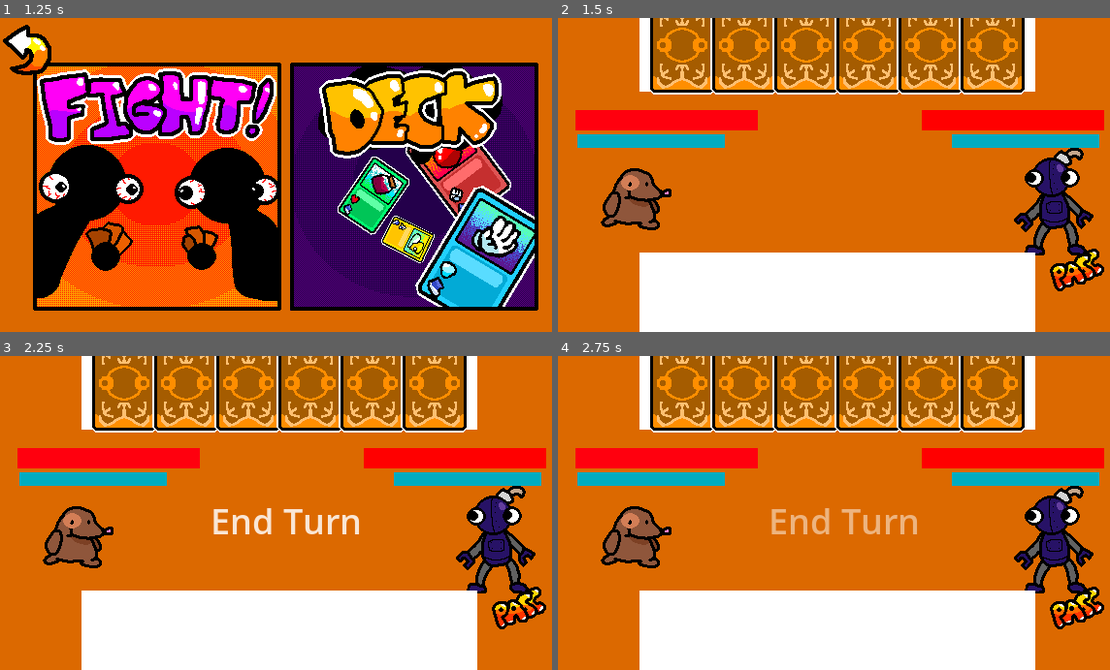
Above: before the commit, frames 1-4 (two rows, left to right).
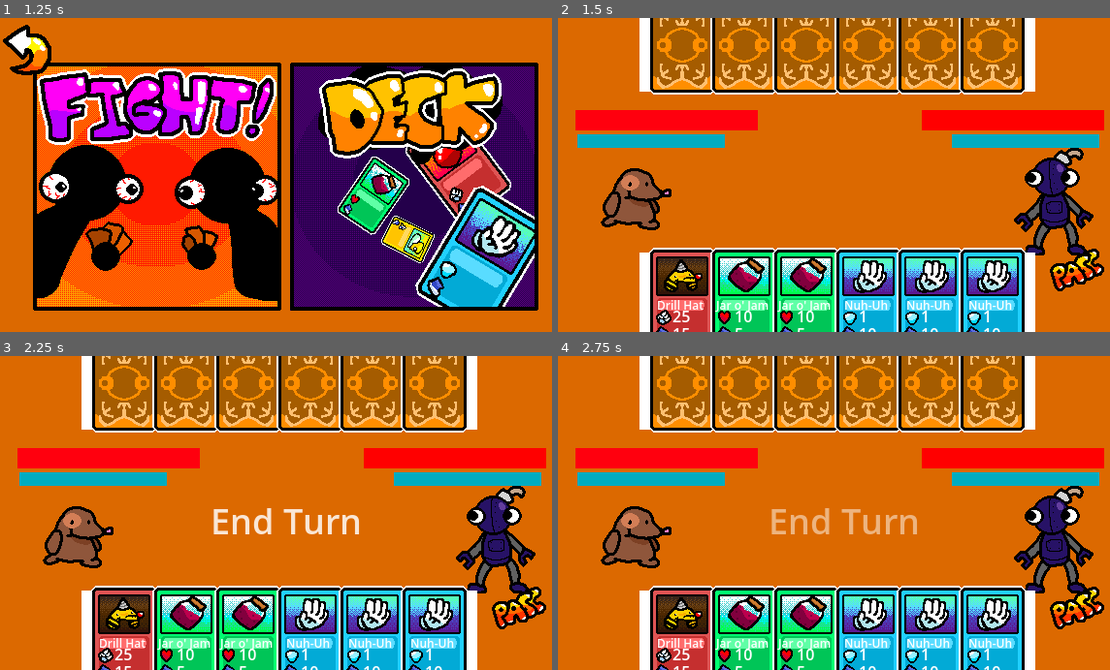
Above: after the commit, the same moments.

Repository: DylanMather2004/turn-based-deck-builder
Game: Godot game, scene res://Scenes/main_menu.tscn
Same seed, same stepped clock (60 frames per second), same inputs: the game is played once before the commit and once after it. The project has no main scene, so this scene is started directly.
Inputs (mouse positions are in pixels of both pictures, inside the frame that each line leads up to):
- Up to frame 1 (1.25 s): click "Play" at 0.5 s
- Up to frame 2 (1.5 s): click (712, 187) at 1.25 s
- Up to frame 3 (2.25 s): click (518, 607) at 2 s
- Up to frame 4 (2.75 s): no input

Frame 1 is identical in both runs. In frame 2, 16% of the frame differs, in the area x 16-85%, y 73-100%; in frame 3, 16%; in frame 4, 16%.
Error before the commit: Cannot call method 'unload_current_scene' on a null value. (res://Scenes/MainMenuManager.gd:23)

Commit message:
Save data fixed
- Fixed a bug where save data would get randomly invalidated
- Implemented data pipeline between scenes

Diff:
--- a/Scenes/Deck Builder Menu.tscn
+++ b/Scenes/Deck Builder Menu.tscn
@@ -17,7 +17,6 @@
 [ext_resource type="Texture2D" uid="uid://c81sm3ldwwoj1" path="res://Sprites/Load.png" id="11_2gcl7"]
 [ext_resource type="Resource" uid="uid://k6y0pg5tbeco" path="res://Cards/Poison Cards/RottenEgg.tres" id="11_orldm"]
 [ext_resource type="Resource" uid="uid://mp3anqjhybd5" path="res://Cards/Shield Cards/NuhUh.tres" id="12_00rs1"]
-[ext_resource type="PackedScene" uid="uid://djxutphtxguqu" path="res://Scenes/main_menu.tscn" id="15_jv5le"]
 [ext_resource type="Texture2D" uid="uid://b40n4lbsqkhqr" path="res://Sprites/Back-Button.png" id="18_ce4ss"]
 
 [node name="DeckBuilderMenu" type="Node2D"]
@@ -34,7 +33,6 @@
 deck_menu = NodePath("ScrollContainer/HBoxContainer")
 menu_button_prefab = ExtResource("3_nxo8m")
 deck_button_prefab = ExtResource("8_vufdo")
-main_menu = ExtResource("15_jv5le")
 
 [node name="ScrollContainer" type="ScrollContainer" parent="Control"]
 layout_mode = 0
--- a/Scenes/MainMenuManager.gd
+++ b/Scenes/MainMenuManager.gd
@@ -1,8 +1,9 @@
 extends Node2D
 @export var title_menu:Control
 @export var game_mode_screen:Control
-@export var combat_scene:PackedScene
-@export var deck_builder_scene:PackedScene
+@export var combat_scene ="res://Scenes/Combat.tscn"
+@export var deck_builder_scene = "res://Scenes/Deck Builder Menu.tscn"
+
 var save_manager=SaveManager.new()
 func _ready() -> void:
 	PlayerData.deck = save_manager._load_deck("user://deck.save")
@@ -19,15 +20,14 @@
 
 
 func _on_fight_button_pressed() -> void:
-	get_tree().change_scene_to_packed(combat_scene)
-	get_tree().unload_current_scene()
+	get_tree().change_scene_to_file("res://Scenes/Combat.tscn")
+
 
 
 
 
 func _on_deck_button_pressed() -> void:
-	get_tree().change_scene_to_packed(deck_builder_scene)
-	get_tree().unload_current_scene()
+	get_tree().change_scene_to_file("res://Scenes/Deck Builder Menu.tscn")
 
 func _on_quit_button_pressed() -> void:
 	get_tree().quit()
--- a/Scenes/main_menu.tscn
+++ b/Scenes/main_menu.tscn
@@ -1,11 +1,9 @@
-[gd_scene load_steps=9 format=3 uid="uid://djxutphtxguqu"]
+[gd_scene load_steps=7 format=3 uid="uid://djxutphtxguqu"]
 
 [ext_resource type="Texture2D" uid="uid://crnt2cbd5ugs4" path="res://Sprites/Fight Button.png" id="1_bldvy"]
 [ext_resource type="Script" path="res://Scenes/MainMenuManager.gd" id="1_dv1vn"]
-[ext_resource type="PackedScene" uid="uid://cpmb3mos3pqsu" path="res://Scenes/Combat.tscn" id="2_bk8j5"]
 [ext_resource type="Texture2D" uid="uid://c8568cr5vkjks" path="res://Sprites/Fight Button - Hovering.png" id="2_qphe6"]
 [ext_resource type="Texture2D" uid="uid://bfxf8hf33h5xk" path="res://Sprites/Deck Button.png" id="3_xxews"]
-[ext_resource type="PackedScene" uid="uid://bty6qga3l0gim" path="res://Scenes/Deck Builder Menu.tscn" id="3_yp7v1"]
 [ext_resource type="Texture2D" uid="uid://bn403qk0tf7qe" path="res://Sprites/Deck Button-Hovering.png" id="4_tblqs"]
 [ext_resource type="Texture2D" uid="uid://b40n4lbsqkhqr" path="res://Sprites/Back-Button.png" id="5_pqi47"]
 
@@ -13,8 +11,6 @@
 script = ExtResource("1_dv1vn")
 title_menu = NodePath("TitleMenu")
 game_mode_screen = NodePath("Gameplay Select Screen")
-combat_scene = ExtResource("2_bk8j5")
-deck_builder_scene = ExtResource("3_yp7v1")
 
 [node name="TitleMenu" type="Control" parent="."]
 layout_mode = 3
--- a/Scripts/Character Scripts/Player.gd
+++ b/Scripts/Character Scripts/Player.gd
@@ -5,7 +5,7 @@
 	has_turn=true
 
 func deck_init():
-	if !PlayerData.deck.is_empty():
+	if PlayerData.deck!= null && !PlayerData.deck.is_empty():
 		for i in range(PlayerData.deck.size()):
 			deck.append(PlayerData.deck[i])
 		print(deck)
--- a/Scripts/Managers/DeckBuilderMenuManager.gd
+++ b/Scripts/Managers/DeckBuilderMenuManager.gd
@@ -14,7 +14,7 @@
 @export_category("Save Settings")
 @export var save_path:String = "user://deck.save"
 var save_manager = SaveManager.new()
-@export var main_menu:PackedScene
+
 
 func _ready() -> void:
 	for i in range(owned_cards.size()):
@@ -34,10 +34,10 @@
 	load_deck()
 
 func add_card_to_deck(card:Card):
-	deck.append(card)
+	deck.append(card.resource_path)
 	add_deck_button(card)
 func remove_card_from_deck(cardbutton:TextureButton):
-	deck.erase(cardbutton.card)
+	deck.erase(cardbutton.card.resource_path)
 	deck_buttons.erase(cardbutton)
 	cardbutton.queue_free()
 func save_deck():
@@ -49,10 +49,10 @@
 	if FileAccess.file_exists(save_path):
 		var file = FileAccess.open(save_path,FileAccess.READ)
 		for i in file.get_var():
-			deck.append(instance_from_id(i.object_id))
+			deck.append(i)
 
 		for i in range(deck.size()):
-			add_deck_button(deck[i])
+			add_deck_button(load(deck[i]))
 	else:
 		print("No File to Load")
 func clear_deck():
@@ -68,6 +68,7 @@
 	new_button.card = card
 	deck_menu.add_child(new_button)
 	deck_buttons.append(new_button)
+	print(card.resource_path)
 
 
 func _on_save_button_pressed() -> void:
@@ -84,4 +85,4 @@
 
 func _on_texture_button_pressed() -> void:
 	print("press")
-	get_tree().change_scene_to_packed(main_menu)
+	get_tree().change_scene_to_file("res://Scenes/main_menu.tscn")
--- a/Scripts/Managers/SaveFileManager.gd
+++ b/Scripts/Managers/SaveFileManager.gd
@@ -10,6 +10,6 @@
 	if FileAccess.file_exists(path):
 		var file = FileAccess.open(path,FileAccess.READ)
 		for i in file.get_var():
-			deck.append(instance_from_id(i.object_id))
-
+			deck.append(load(i))
+		file.close()
 		return deck
Not shown: 1 places in Scenes/Deck Builder Menu.tscn that only renumber resources
